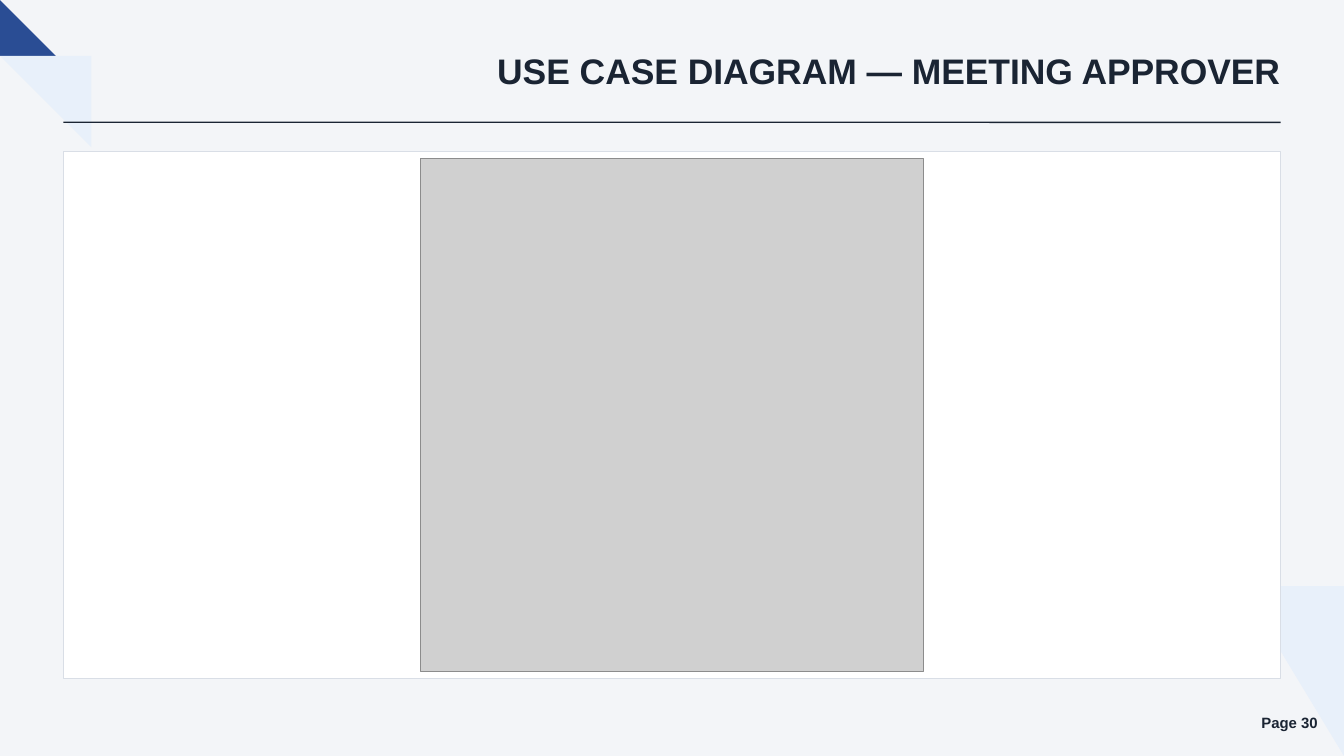
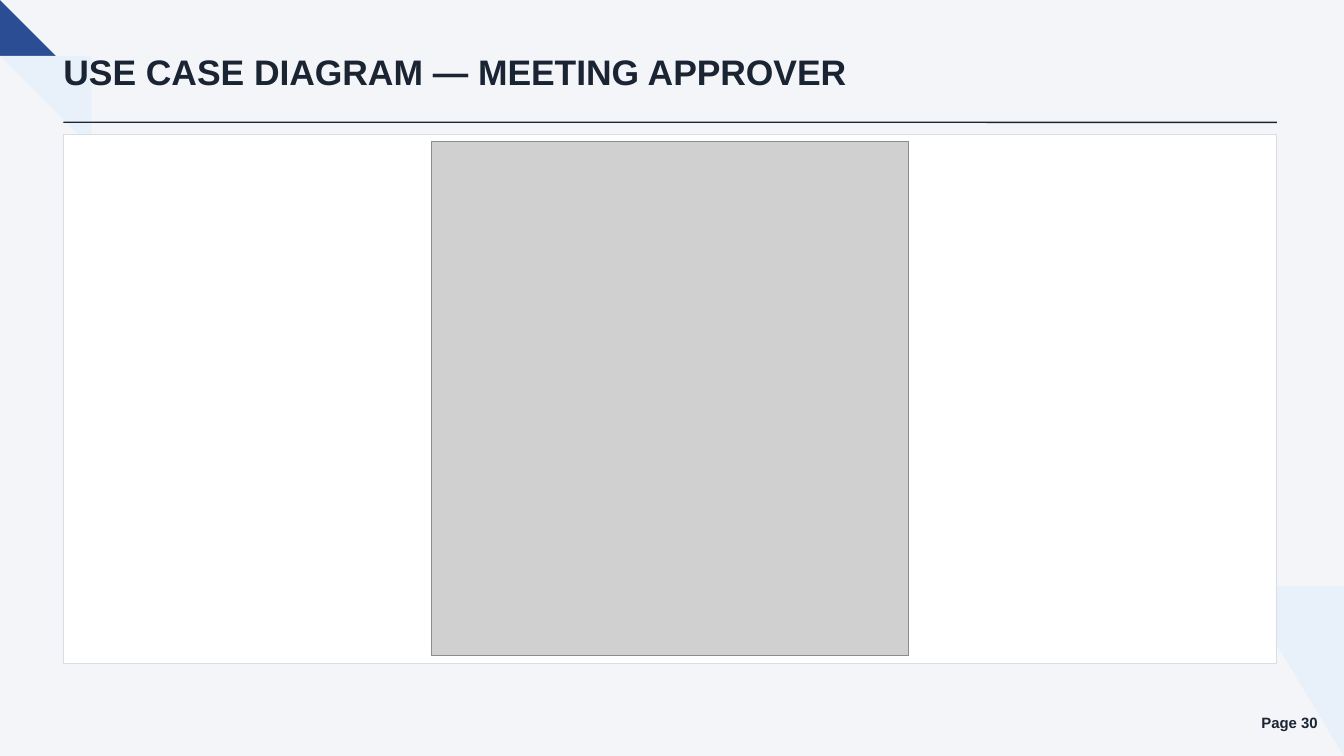
Before and after one commit to callmehai/FU-FA26-G116, a slide deck: slide 30 of docs/08-reports/source/TrustCabinet_Report.pptx. Drawn at 1344x756 pixels with LibreOffice and Linux fonts; fonts in the diff are those of the drawing; grey boxes stand for pictures. Boxes give left, top, right and bottom in pixels: in the first picture for what was removed or moved away, otherwise in the second. Text is boxed around its words. In the diff, an @@ line names an element or a change of style, - is before the commit and + after.

Commit message:
[Doc]: Update sequence diagram for UC09, UC13. Update Report slide

```diff
--- a/docs/08-reports/source/TrustCabinet_Report.pptx
+++ b/docs/08-reports/source/TrustCabinet_Report.pptx
@@ text "USE CASE DIAGRAM — MEETING ..." at (63, 60, 847, 86): alignment right to left @@
@@ line moved from (64, 122) - (1280, 122) to (64, 122) - (1277, 122) @@
@@ rectangle: place and size @@
-rectangle at (64, 151, 1280, 679)
+rectangle at (64, 134, 1277, 663)
@@ picture: place and size @@
-picture at (421, 159, 924, 671)
+picture at (432, 142, 909, 656)
```
Also in this commit, not shown: 34 other slides changed, 3 slides added, 3 slides removed, 6 other files.
